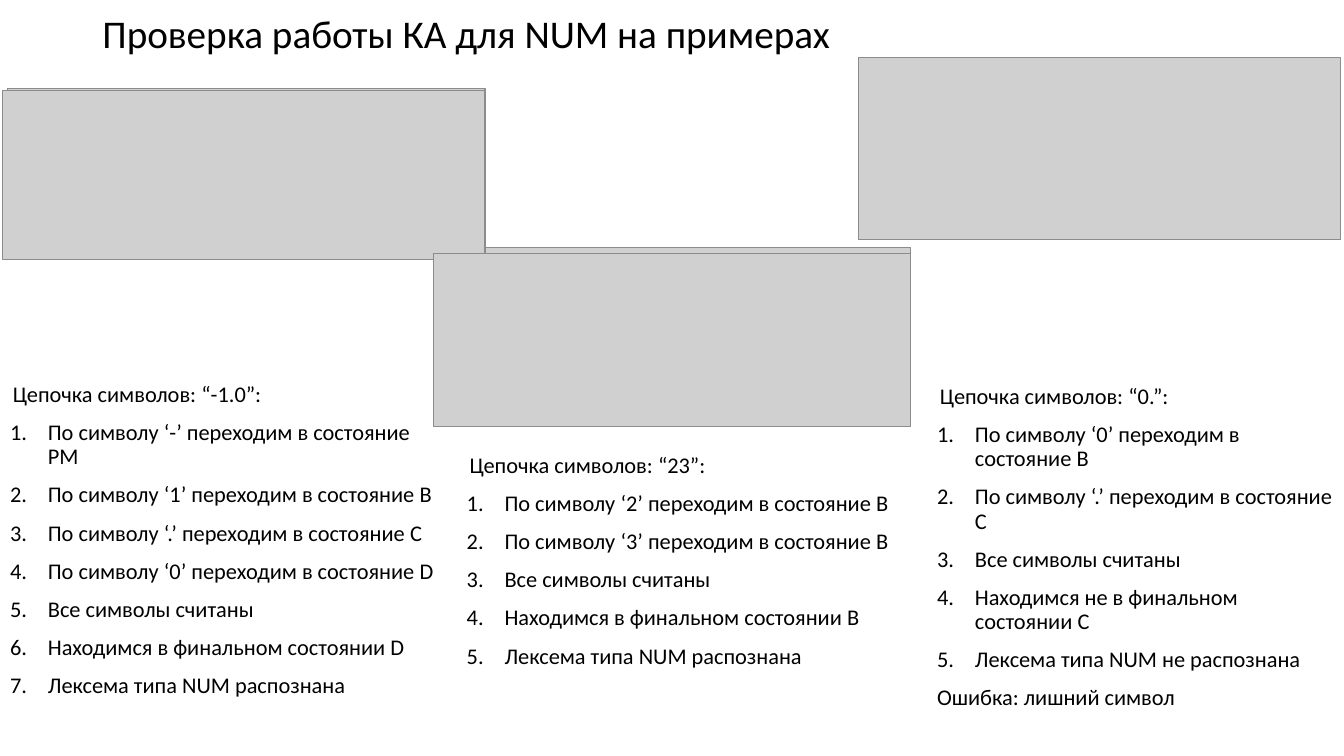
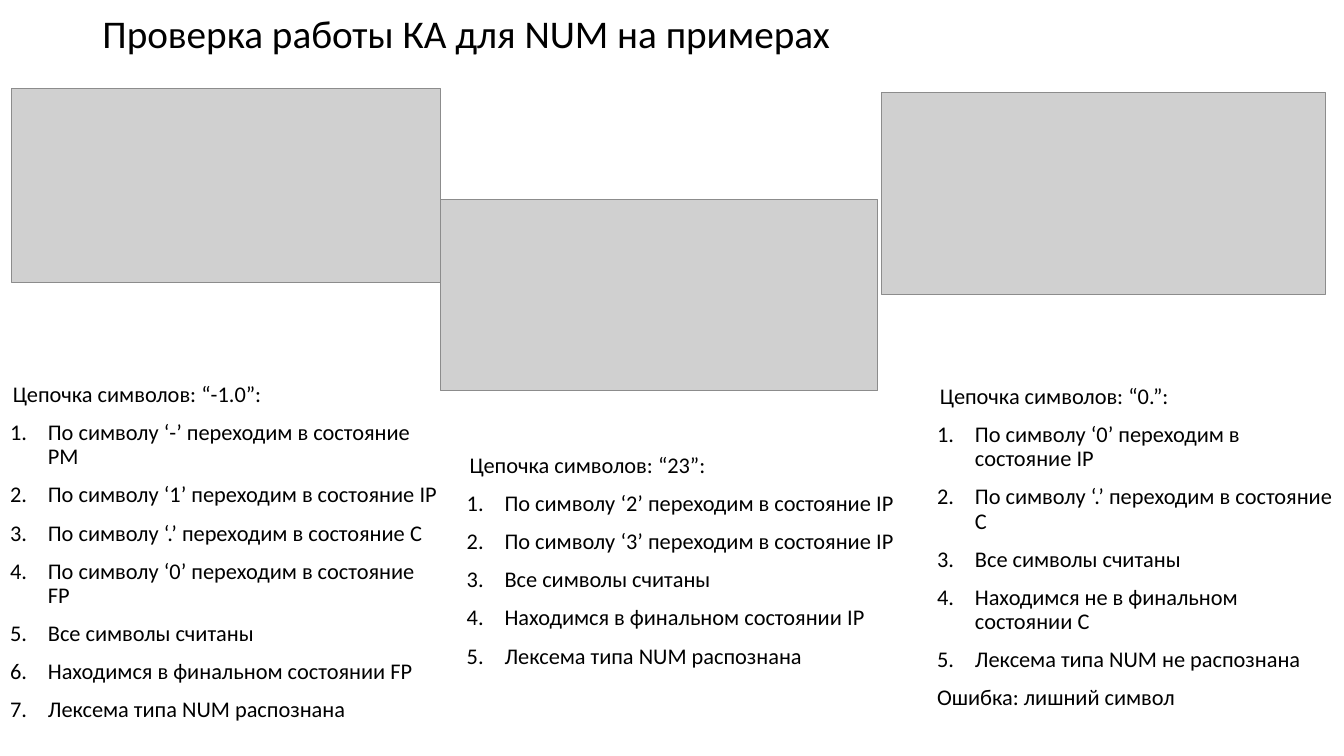
Before and after one commit to goddamnteam/korzun, a slide deck: slide 9 of task5.pptx. Drawn at 1344x756 pixels with LibreOffice and Linux fonts; fonts in the diff are those of the drawing; grey boxes stand for pictures. Boxes give left, top, right and bottom in pixels: in the first picture for what was removed or moved away, otherwise in the second. Text is boxed around its words. In the diff, an @@ line names an element or a change of style, - is before the commit and + after.

```diff
--- a/task5.pptx
+++ b/task5.pptx
@@ picture removed at (x1=859, y1=57, x2=1341, y2=240) @@
@@ picture removed at (x1=8, y1=89, x2=486, y2=249) @@
@@ picture resized from (x1=3, y1=91, x2=485, y2=260) to (x1=11, y1=88, x2=441, y2=282) @@
@@ picture resized from (x1=859, y1=79, x2=1337, y2=239) to (x1=882, y1=92, x2=1326, y2=294) @@
@@ picture resized from (x1=434, y1=248, x2=911, y2=408) to (x1=441, y1=200, x2=878, y2=391) @@
@@ picture removed at (x1=434, y1=254, x2=911, y2=426) @@
@@ text at (x1=975, y1=426, x2=1240, y2=466): text changed @@
-1. По символу ‘0’ переходим в состояние B
+1. По символу ‘0’ переходим в состояние IP
@@ text at (x1=48, y1=486, x2=437, y2=506): text changed @@
-2. По символу ‘1’ переходим в состояние B
+2. По символу ‘1’ переходим в состояние IP
@@ text at (x1=505, y1=495, x2=893, y2=553): text changed @@
-1. По символу ‘2’ переходим в состояние B
-2. По символу ‘3’ переходим в состояние B
+1. По символу ‘2’ переходим в состояние IP
+2. По символу ‘3’ переходим в состояние IP
@@ text at (x1=48, y1=563, x2=415, y2=603): text changed @@
-4. По символу ‘0’ переходим в состояние D
+4. По символу ‘0’ переходим в состояние FP
@@ text at (x1=505, y1=610, x2=864, y2=629): text changed @@
-4. Находимся в финальном состоянии B
+4. Находимся в финальном состоянии IP
@@ text at (x1=48, y1=664, x2=412, y2=683): text changed @@
-6. Находимся в финальном состоянии D
+6. Находимся в финальном состоянии FP
```
Also in this commit, not shown: 8 other slides changed.
